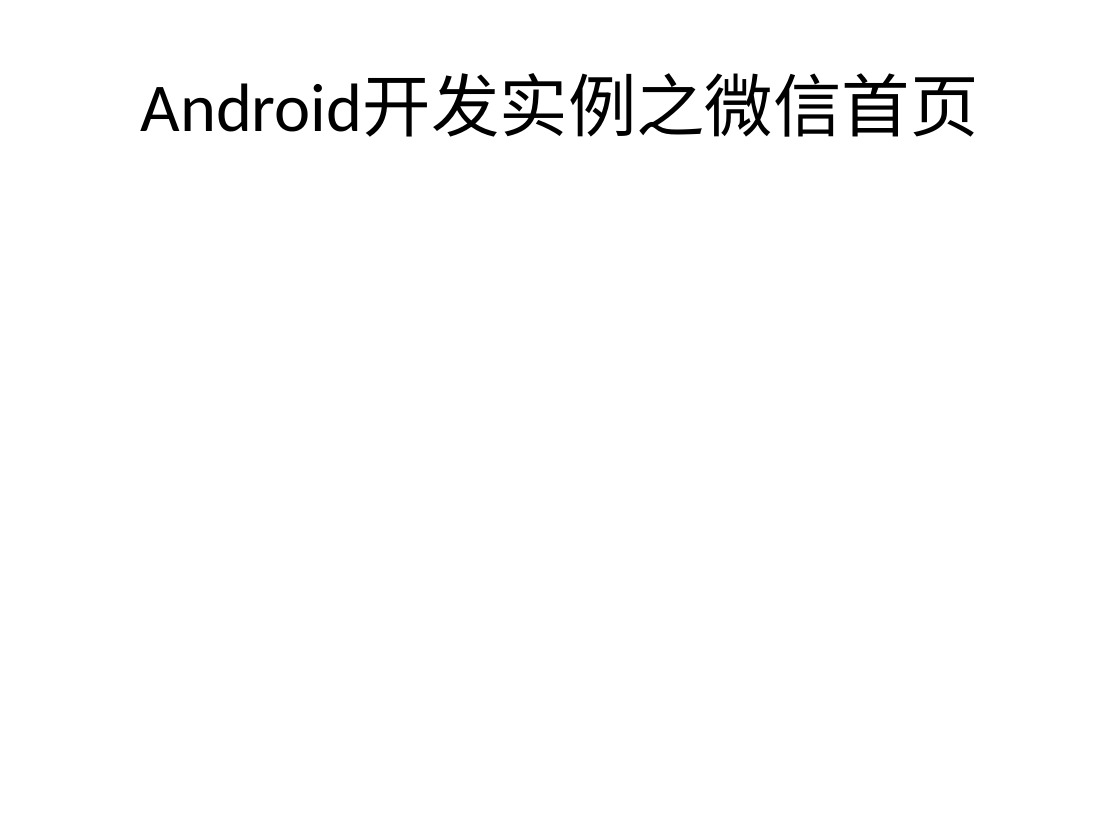
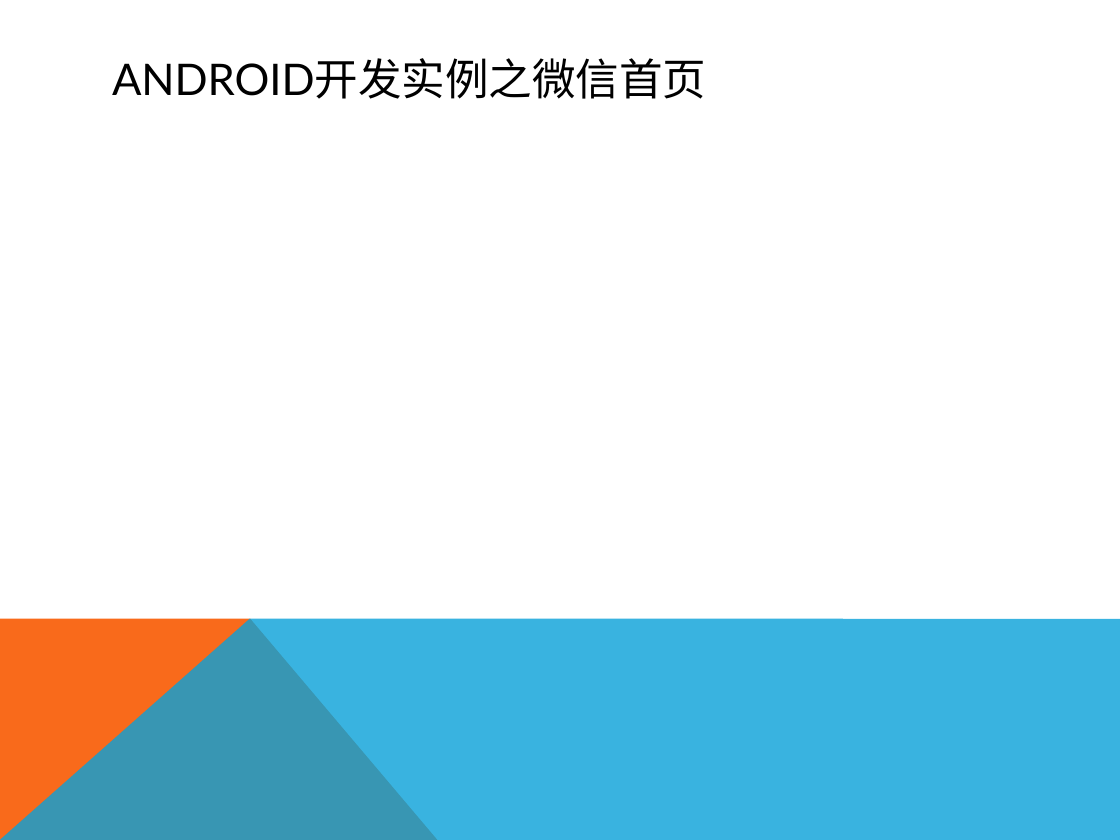
Before and after one commit to nomouse/note, a slide deck: slide 16 of Android/Android入门.pptx (slide 11 before the commit). Drawn at 1120x840 pixels with LibreOffice and Linux fonts; fonts in the diff are those of the drawing. Boxes give left, top, right and bottom in pixels: in the first picture for what was removed or moved away, otherwise in the second. Text is boxed around its words. In the diff, an @@ line names an element or a change of style, - is before the commit and + after.

```diff
--- a/Android/Android入门.pptx
+++ b/Android/Android入门.pptx
@@ title at [112,58,706,99]: text changed; size 44 to 28 pt; font Calibri to Lato @@
-Android开发实例之微信首页
+ANDROID开发实例之微信首页
@@ freeform shape added at [0,618,438,840], fill #F96A1B @@
@@ freeform shape added at [0,618,1120,840], fill #08A1D9 at 80% opacity @@
```
Also in this commit, not shown: 9 other slides changed, 6 slides added, 1 slide removed, 22 other files.
